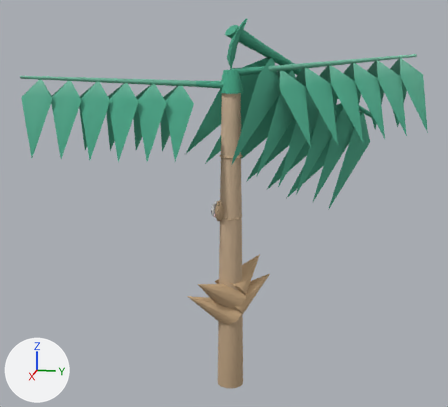
The glTF model web-forest/public/model/species/adonidia-merrillii.glb: old version first, new version second.
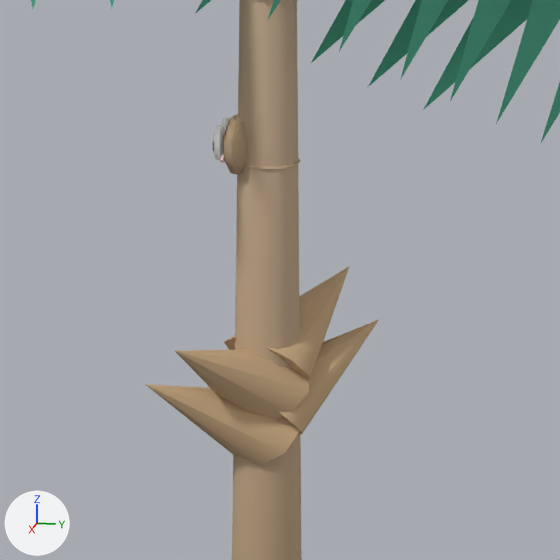
Old and new are each drawn whole from a 50 mm lens placed at (2.205, 0.402, 1.258), pointed at (0.003, -0.039, 0.708) and again close up on the part from 30% to 75% of the width and 39% to 88% of the height. Lighting does not change. The marker at lower left points along +X, +Y and +Z. The first two pictures are the older version. Where no turn or scale is listed for an object, it has been applied to the vertices. Vertices at exactly the same position are counted once.

The first close-up shows 'p0', 'p1', 'p2', 'p3', 'p5', 'trunk' and 1 more.
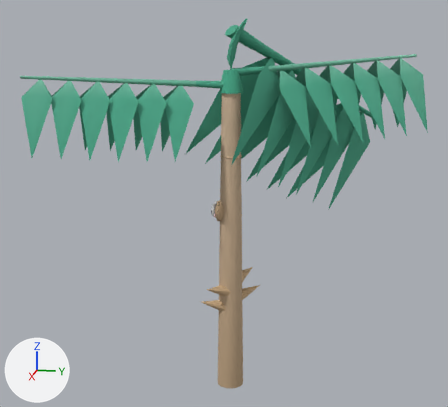
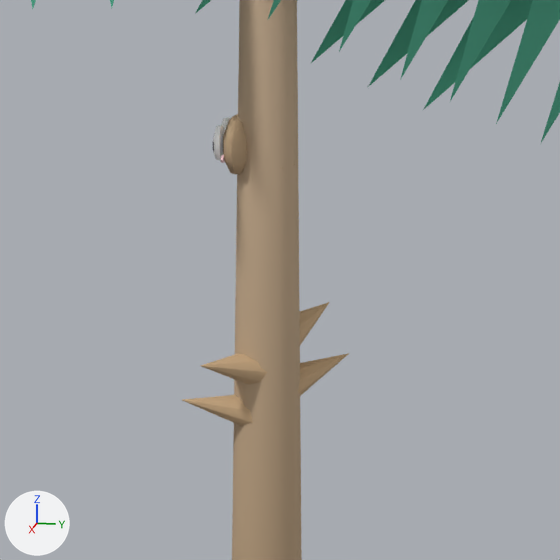
Patch to the scene script:
```diff
--- a/web-forest/public/model/species/adonidia-merrillii.glb.py
+++ b/web-forest/public/model/species/adonidia-merrillii.glb.py
@@ me_mesh_1 @@
-me_mesh_1.from_pydata(...)  # 11 vertices, 18 faces; spans x -0.054..0.105, y -0.142..0.053, z -0.041..0.094
-me_mesh_1.vertices[1].co = (0.048, 0.0, -0.033)  # pixel (260, 465)
-me_mesh_1.vertices[2].co = (0.02, -0.034, -0.041)
-me_mesh_1.vertices[3].co = (-0.018, -0.053, -0.029)
-me_mesh_1.vertices[4].co = (-0.047, -0.046, -0.004)
-me_mesh_1.vertices[5].co = (-0.054, -0.018, 0.023)
-me_mesh_1.vertices[6].co = (-0.036, 0.018, 0.039)
-me_mesh_1.vertices[7].co = (-0.001, 0.046, 0.037)
-me_mesh_1.vertices[8].co = (0.035, 0.053, 0.018)  # pixel (301, 429)
-me_mesh_1.vertices[9].co = (0.054, 0.034, -0.01)  # pixel (284, 453)
-me_mesh_1.vertices[10].co = (0.105, -0.142, 0.094)  # pixel (144, 384)
+me_mesh_1.from_pydata(...)  # 11 vertices, 18 faces; spans x -0.032..0.062, y -0.105..0.025, z -0.027..0.036
+# me_mesh_1 part 1
+me_mesh_1.vertices[1].co = (0.022, 0.0, -0.024)
+me_mesh_1.vertices[2].co = (0.002, -0.016, -0.027)
+me_mesh_1.vertices[3].co = (-0.019, -0.025, -0.018)
+me_mesh_1.vertices[4].co = (-0.032, -0.022, 0.0)
+me_mesh_1.vertices[5].co = (-0.029, -0.009, 0.018)
+me_mesh_1.vertices[6].co = (-0.013, 0.009, 0.027)
+me_mesh_1.vertices[7].co = (0.009, 0.022, 0.024)
+me_mesh_1.vertices[8].co = (0.027, 0.025, 0.009)
+me_mesh_1.vertices[9].co = (0.032, 0.016, -0.009)
+me_mesh_1.vertices[10].co = (0.062, -0.105, 0.036)  # pixel (180, 399)
 me_mesh_1.materials.append(mat_flat)
@@ me_mesh_2 @@
-me_mesh_2.from_pydata(...)  # 11 vertices, 18 faces; spans x -0.106..0.054, y -0.054..0.138, z -0.039..0.097
-me_mesh_2.vertices[1].co = (0.048, -0.002, 0.033)
-me_mesh_2.vertices[2].co = (0.019, -0.036, 0.04)
-me_mesh_2.vertices[3].co = (-0.018, -0.054, 0.028)
-me_mesh_2.vertices[4].co = (-0.047, -0.046, 0.003)
-me_mesh_2.vertices[5].co = (-0.054, -0.017, -0.024)
-me_mesh_2.vertices[6].co = (-0.036, 0.02, -0.039)
-me_mesh_2.vertices[7].co = (-0.001, 0.048, -0.036)  # pixel (301, 434)
-me_mesh_2.vertices[8].co = (0.035, 0.053, -0.016)  # pixel (301, 431)
-me_mesh_2.vertices[9].co = (0.054, 0.034, 0.011)  # pixel (284, 416)
-me_mesh_2.vertices[10].co = (-0.106, 0.138, 0.097)  # pixel (379, 319)
+me_mesh_2.from_pydata(...)  # 11 vertices, 18 faces; spans x -0.063..0.032, y -0.026..0.103, z -0.027..0.038
+# me_mesh_2 part 2
+me_mesh_2.vertices[1].co = (0.022, -0.001, 0.024)
+me_mesh_2.vertices[2].co = (0.002, -0.018, 0.027)
+me_mesh_2.vertices[3].co = (-0.02, -0.026, 0.017)
+me_mesh_2.vertices[4].co = (-0.032, -0.022, -0.001)
+me_mesh_2.vertices[5].co = (-0.029, -0.008, -0.018)
+me_mesh_2.vertices[6].co = (-0.013, 0.01, -0.027)
+me_mesh_2.vertices[7].co = (0.009, 0.023, -0.023)
+me_mesh_2.vertices[8].co = (0.027, 0.025, -0.009)
+me_mesh_2.vertices[9].co = (0.032, 0.016, 0.01)
+me_mesh_2.vertices[10].co = (-0.063, 0.103, 0.038)  # pixel (349, 353)
 me_mesh_2.materials.append(mat_flat)
@@ me_mesh_3 @@
-me_mesh_3.from_pydata(...)  # 11 vertices, 18 faces; spans x -0.046..0.143, y -0.092..0.062, z -0.038..0.096
-me_mesh_3.vertices[1].co = (0.041, 0.0, -0.038)
-me_mesh_3.vertices[2].co = (0.019, -0.04, -0.038)
-me_mesh_3.vertices[3].co = (-0.013, -0.062, -0.02)
-me_mesh_3.vertices[4].co = (-0.038, -0.055, 0.007)
-me_mesh_3.vertices[5].co = (-0.046, -0.022, 0.031)
-me_mesh_3.vertices[6].co = (-0.032, 0.022, 0.04)
-me_mesh_3.vertices[7].co = (-0.003, 0.055, 0.031)
-me_mesh_3.vertices[8].co = (0.027, 0.062, 0.007)  # pixel (309, 390)
-me_mesh_3.vertices[9].co = (0.045, 0.04, -0.021)  # pixel (290, 413)
-me_mesh_3.vertices[10].co = (0.143, -0.092, 0.096)  # pixel (174, 350)
+me_mesh_3.from_pydata(...)  # 11 vertices, 18 faces; spans x -0.023..0.096, y -0.071..0.034, z -0.027..0.035
+# me_mesh_3 part 3
+me_mesh_3.vertices[1].co = (0.016, 0.0, -0.027)
+me_mesh_3.vertices[2].co = (0.001, -0.022, -0.025)
+me_mesh_3.vertices[3].co = (-0.015, -0.034, -0.011)
+me_mesh_3.vertices[4].co = (-0.023, -0.03, 0.008)
+me_mesh_3.vertices[5].co = (-0.021, -0.012, 0.023)
+me_mesh_3.vertices[6].co = (-0.009, 0.012, 0.027)
+me_mesh_3.vertices[7].co = (0.008, 0.03, 0.019)
+me_mesh_3.vertices[8].co = (0.02, 0.034, 0.002)
+me_mesh_3.vertices[9].co = (0.024, 0.022, -0.016)
+me_mesh_3.vertices[10].co = (0.096, -0.071, 0.035)  # pixel (199, 365)
 me_mesh_3.materials.append(mat_flat)
@@ me_mesh_4 @@
-me_mesh_4.from_pydata(...)  # 11 vertices, 18 faces; spans x -0.148..0.044, y -0.063..0.089, z -0.041..0.093
-me_mesh_4.vertices[1].co = (0.039, -0.001, 0.039)  # pixel (260, 344)
-me_mesh_4.vertices[2].co = (0.017, -0.042, 0.038)  # pixel (234, 337)
-me_mesh_4.vertices[3].co = (-0.014, -0.063, 0.018)  # pixel (223, 342)
-me_mesh_4.vertices[4].co = (-0.038, -0.054, -0.01)
-me_mesh_4.vertices[5].co = (-0.044, -0.02, -0.033)
-me_mesh_4.vertices[6].co = (-0.03, 0.023, -0.041)
-me_mesh_4.vertices[7].co = (-0.002, 0.055, -0.03)
-me_mesh_4.vertices[8].co = (0.027, 0.062, -0.005)  # pixel (309, 376)
-me_mesh_4.vertices[9].co = (0.044, 0.04, 0.023)  # pixel (290, 359)
-me_mesh_4.vertices[10].co = (-0.148, 0.089, 0.093)  # pixel (349, 265)
+me_mesh_4.from_pydata(...)  # 11 vertices, 18 faces; spans x -0.097..0.023, y -0.034..0.069, z -0.027..0.033
+# me_mesh_4 part 4
+me_mesh_4.vertices[1].co = (0.014, -0.001, 0.027)
+me_mesh_4.vertices[2].co = (-0.001, -0.023, 0.024)
+me_mesh_4.vertices[3].co = (-0.015, -0.034, 0.01)
+me_mesh_4.vertices[4].co = (-0.023, -0.03, -0.009)
+me_mesh_4.vertices[5].co = (-0.02, -0.011, -0.024)
+me_mesh_4.vertices[6].co = (-0.007, 0.013, -0.027)
+me_mesh_4.vertices[7].co = (0.009, 0.031, -0.018)
+me_mesh_4.vertices[8].co = (0.02, 0.034, -0.001)
+me_mesh_4.vertices[9].co = (0.023, 0.022, 0.017)
+me_mesh_4.vertices[10].co = (-0.097, 0.069, 0.033)  # pixel (329, 301)
 me_mesh_4.materials.append(mat_flat)
@@ ob_p0 @@
 ob_p0 = bpy.data.objects.new('p0', me_mesh_1)
-ob_p0.location = (0.045, -0.005, 0.296)
+ob_p0.location = (0.045, -0.005, 0.318)
@@ ob_p1 @@
 ob_p1 = bpy.data.objects.new('p1', me_mesh_2)
-ob_p1.location = (0.045, -0.005, 0.327)
+ob_p1.location = (0.045, -0.005, 0.35)
@@ ob_p2 @@
 ob_p2 = bpy.data.objects.new('p2', me_mesh_3)
-ob_p2.location = (0.045, -0.005, 0.359)
+ob_p2.location = (0.045, -0.005, 0.383)
@@ ob_p3 @@
 ob_p3 = bpy.data.objects.new('p3', me_mesh_4)
-ob_p3.location = (0.045, -0.005, 0.392)
+ob_p3.location = (0.045, -0.005, 0.414)
```

Boxes (x1, y1, x2, y2) around the edits, measured in the close-ups (560 x 560 px):
'p0', reshaped, moved
    before: (145, 384, 300, 465)
    after: (182, 395, 253, 426)
'p2', reshaped, moved
    before: (175, 349, 309, 419)
    after: (201, 353, 267, 384)
'p1', reshaped, moved
    before: (277, 320, 379, 434)
    after: (298, 353, 349, 396)
'p3', reshaped, moved
    before: (224, 267, 349, 380)
    after: (300, 302, 329, 345)
